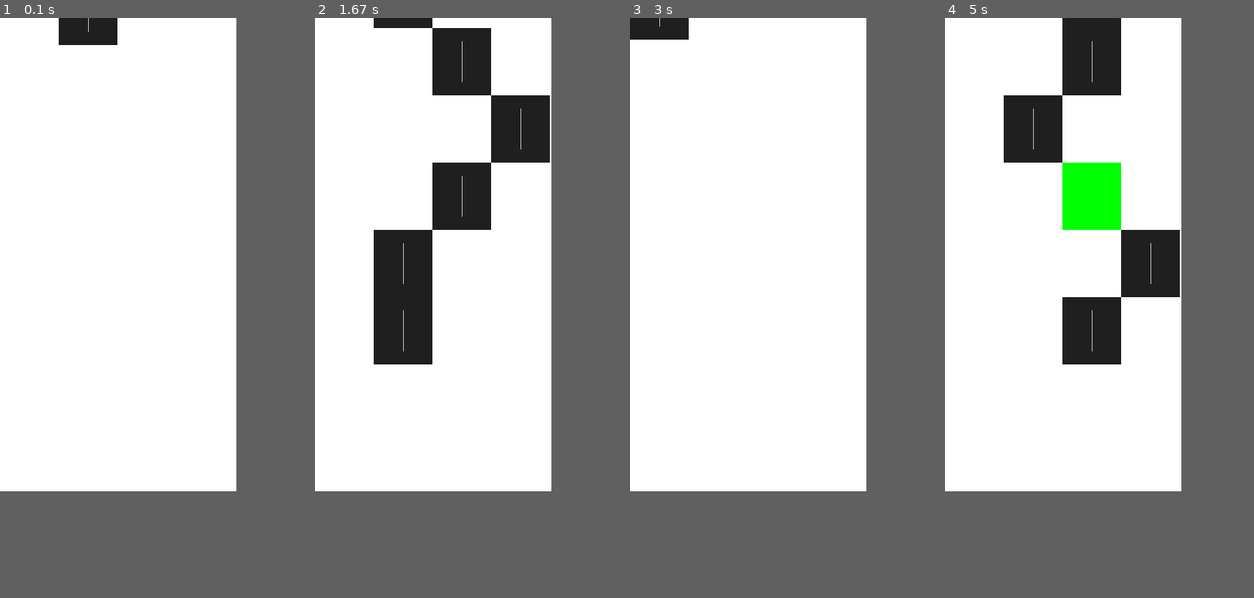
Above: before the commit, frames 1-4 (left to right).
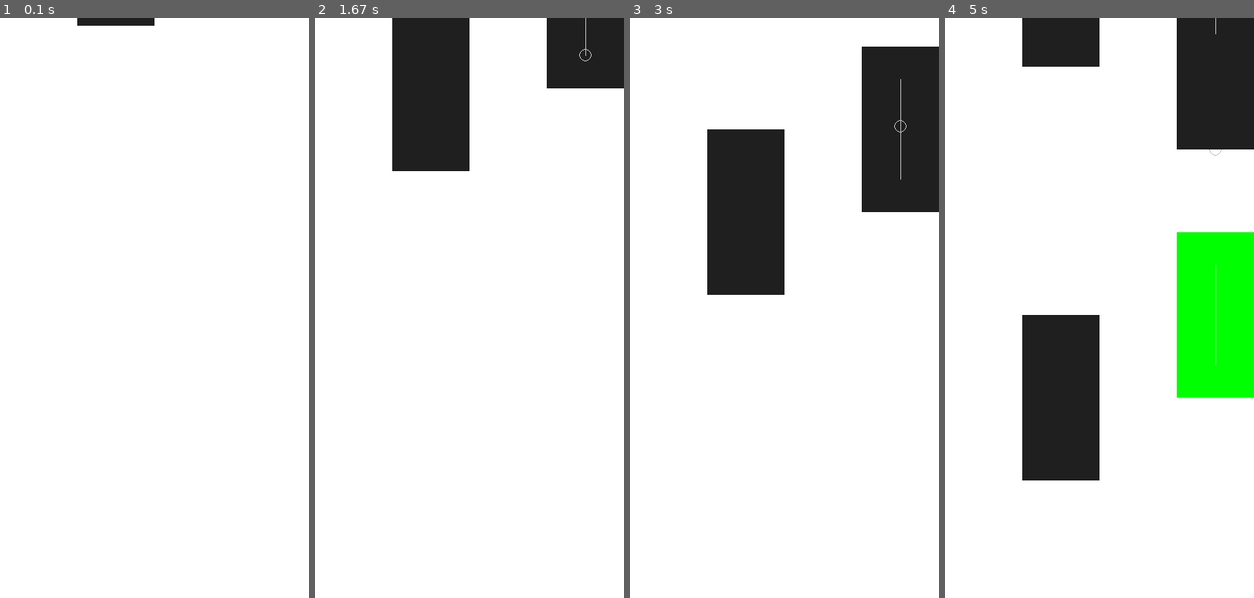
Above: after the commit, the same moments.

Repository: jtayped/PianoTilesStylePygame
Game: pygame game, started from main.py
Two runs of this game, one before a commit and one after it. Both use one fixed random seed, a clock stepped at 60 frames per second and the inputs below.
Inputs (mouse positions are in pixels of both pictures, inside the frame that each line leads up to):
- Up to frame 1 (0.1 s): no input
- Up to frame 2 (1.67 s): press the mouse at (432, 35) at 0.37 s; move the mouse to (401, 128) at 0.47 s; release the mouse at (373, 221) at 0.6 s
- Up to frame 3 (3 s): click (901, 52) at 1.72 s; click (883, 110) at 2.05 s; press the mouse at (901, 87) at 2.37 s; move the mouse to (898, 255) at 2.47 s; release the mouse at (898, 424) at 2.6 s; press the mouse at (901, 87) at 2.7 s; move the mouse to (901, 93) at 2.8 s; release the mouse at (901, 93) at 2.93 s
- Up to frame 4 (5 s): press the mouse at (1216, 134) at 3.03 s; move the mouse to (1099, 192) at 3.13 s; release the mouse at (985, 250) at 3.27 s; press the mouse at (1216, 163) at 3.37 s; move the mouse to (1118, 267) at 3.47 s; release the mouse at (1019, 366) at 3.6 s; press the mouse at (1216, 163) at 3.7 s; move the mouse to (1127, 290) at 3.8 s; release the mouse at (1040, 412) at 3.93 s; press the mouse at (1216, 23) at 4.53 s; move the mouse to (1167, 81) at 4.63 s; release the mouse at (1118, 151) at 4.77 s; press the mouse at (1216, 35) at 4.87 s; move the mouse to (1102, 267) at 4.97 s
In our replay, the window is 306x612 before the commit and 400x750 after it. These sizes can differ from the game's own. Grey fills any space a smaller window leaves; there, only what the larger window draws over its background counts as a difference.

The runs differ from the first frame. In frame 1, 0.9% of the frame differs, in the area x 19-50%, y 0-5%; in frame 2, 17%; in frame 3, 15%; in frame 4, 29%, in the area x 19-100%, y 0-80%.

Commit message:
new shit

Diff:
--- a/files/level.py
+++ b/files/level.py
@@ -20,57 +20,40 @@
         self.tileSize = [int(WIDTH/self.tilesInX), HEIGHT/7]
         self.tileBuffer = HEIGHT/self.tileSize[1]*2.5
 
-        self.tileSpeed = 7
+        self.tileSpeed = 2
         self.tileColor = 'grey12'
-        self.inLineCounter = 0
-        self.maxInLine = 3
 
         pos = [random.randint(0, self.tilesInX-1)*self.tileSize[0], -self.tileSize[1]]
-        self.tileList.append(Tile(self.screen, pos, self.tileSize, self.tileColor))
+        self.tileList.append(Tile(self.screen, pos, self.tileSize, self.tileColor, self.tileSpeed, False))
 
-        self.isDead = False
+        self.mouseButtonDown = False
 
     def generateTile(self):
         pos = []
-        if self.tileList[-1].rect.x == WIDTH-self.tileSize[0]:
-            pos.append(self.tileList[-1].rect.x + random.randint(-1, 0)*self.tileSize[0])
+        size = self.tileSize[:]
 
-        elif self.tileList[-1].rect.x == 0:
-            pos.append(self.tileList[-1].rect.x + random.randint(0, 1)*self.tileSize[0])
+        pos.append(random.choice([0, 1, 2, 3])*size[0])
+        pos.append(self.tileList[-1].rect.y - self.tileList[-1].rect.height)
 
-        else:
-            pos.append(self.tileList[-1].rect.x + random.randint(-1, 1)*self.tileSize[0])
+        long = False
+        if random.randint(0, 5) == 4:
+            size[1] *= 2
+            long = True
 
-        if pos[0] == self.tileList[-1].rect.x:
-            self.inLineCounter += 1
-            if self.inLineCounter == self.maxInLine:
-                self.generateTile()
-                self.inLineCounter = 0
-
-        else:
-            self.inLineCounter = 0
-
-        pos.append(self.tileList[-1].rect.y - self.tileSize[1])
-        self.tileList.append(Tile(self.screen, pos, self.tileSize, self.tileColor))
-
-    def deathAnimation(self):
-        if self.isDead:
-            self.counter += 1
-            if self.counter > FPS/1.5:
-                self.__init__()
+        self.tileList.append(Tile(self.screen, pos, size, self.tileColor, self.tileSpeed, long))
 
     def tileUpdate(self):
         for tile in self.tileList:
-            tile.update(self.tileSpeed)
+            tile.update()
 
             if tile.offScreen():
                 self.tileList.remove(tile)
 
-            if tile.dead():
-                self.tileSpeed = 0
-                self.counter = 0
-                tile.color = 'red'
-                self.isDead = True
+            if self.mouseButtonDown and tile.checkClick(self.mouseClick):
+                tile.clicked = True
+
+            elif not self.mouseButtonDown:
+                tile.clicked = False
 
     def tileHandler(self):
         self.tileUpdate()
@@ -78,27 +61,20 @@
         if len(self.tileList) < self.tileBuffer:
             self.generateTile()
 
+    def getMouseHold(self):
+        if self.mouseButtonDown:
+            self.mouseClick = pygame.mouse.get_pos()
+
     def events(self):
         for event in pygame.event.get():
             if event.type == pygame.QUIT:
                 self.running = False
 
-            if event.type == pygame.MOUSEBUTTONUP:
-                self.mouseClick = pygame.mouse.get_pos()
+            if event.type == pygame.MOUSEBUTTONDOWN:
+                self.mouseButtonDown = True
 
-                clickedOnTile = False
-                for tile in self.tileList:
-                    if tile.clicked(self.mouseClick):
-                        clickedOnTile = True
-                        tile.color = 'green'
-
-                        tileNextIndex = 1
-                        while self.tileList[self.tileList.index(tile)+tileNextIndex].rect.x == tile.rect.x:
-                            self.tileList[self.tileList.index(tile)+tileNextIndex].color = 'green'
-                            tileNextIndex += 1
-
-                if not clickedOnTile:
-                    self.__init__()
+            elif event.type == pygame.MOUSEBUTTONUP:
+                self.mouseButtonDown = False
 
     def update(self):
         self.clock.tick(FPS)
@@ -109,8 +85,8 @@
 
         ########################################
 
+        self.getMouseHold()
         self.tileHandler()
-        self.deathAnimation()
 
         ########################################
 
--- a/files/settings.py
+++ b/files/settings.py
@@ -1,15 +1,7 @@
 import ctypes
 
-def closestMultiple(n, x):
-    if x > n:
-        return x
-    z = (int)(x / 2)
-    n = n + z
-    n = n - (n % x)
-    return n
-
 user32 = ctypes.windll.user32
-HEIGHT = closestMultiple(user32.GetSystemMetrics(1)*0.85, 4)
-WIDTH = HEIGHT/2
+HEIGHT = 750
+WIDTH = 400
 
 FPS = 60
--- a/files/tile.py
+++ b/files/tile.py
@@ -2,33 +2,54 @@
 import pygame
 
 class Tile:
-    def __init__(self, surface, pos, size, color) -> None:
+    def __init__(self, surface, pos, size, color, speed, long) -> None:
         self.screen = surface
+        self.color = color
+        self.speed = speed
         self.rect = pygame.Rect(pos[0], pos[1], size[0], size[1])
+        self.long = long
 
-        self.color = color
-        self.ballRadius = WIDTH/35
+        self.circleCenter = [self.rect.x + self.rect.width/2, self.rect.y + self.rect.height*0.8]
+        self.circleRadius = WIDTH/45
 
-    def dead(self):
-        return self.rect.bottom > HEIGHT and self.color == 'grey12'
+        self.clicked = False
+        self.circleDisplace = 0
 
-    def clicked(self, mouseClick):
-        return self.rect.collidepoint(mouseClick)
+        self.top = self.rect.y + self.rect.height*0.2
+        self.dead = False
 
     def offScreen(self):
         return self.rect.top > HEIGHT*1.5
 
+    def checkClick(self, point):
+        if self.rect.collidepoint(point):
+            self.clicked = True
+
+    def checkDead(self):
+        if self.circleCenter[1] < self.top and self.long:
+            self.dead = True
+            self.color = 'green'
+
     def movement(self):
         self.rect.y += self.speed
+        if not self.clicked and self.long and not self.dead:
+            self.circleCenter = [self.rect.x + self.rect.width/2, self.rect.y + self.rect.height*0.8 + self.circleDisplace]
+        else:
+            self.circleDisplace -= self.speed
 
     def draw(self):
         pygame.draw.rect(self.screen, self.color, self.rect)
 
-        if self.color == 'grey12':
-            centerBall = (self.rect.x+self.rect.width/2, self.rect.y+self.rect.height*0.675)
-            pygame.draw.line(self.screen, 'grey', (self.rect.x+self.rect.width/2, self.rect.y+self.rect.height*0.2), (self.rect.x+self.rect.width/2, self.rect.y+self.rect.height*0.8))
+        if self.long:
+            pygame.draw.circle(self.screen, 'grey', self.circleCenter, self.circleRadius, 1)
+            pygame.draw.line(self.screen, 'grey',
+            (self.circleCenter[0], self.top),
+            [self.rect.x + self.rect.width/2, self.rect.y + self.rect.height*0.8],
+            1
+            )
 
-    def update(self, speed):
-        self.speed = speed
+    def update(self):
+        self.top += self.speed
         self.movement()
+        self.checkDead()
         self.draw()
